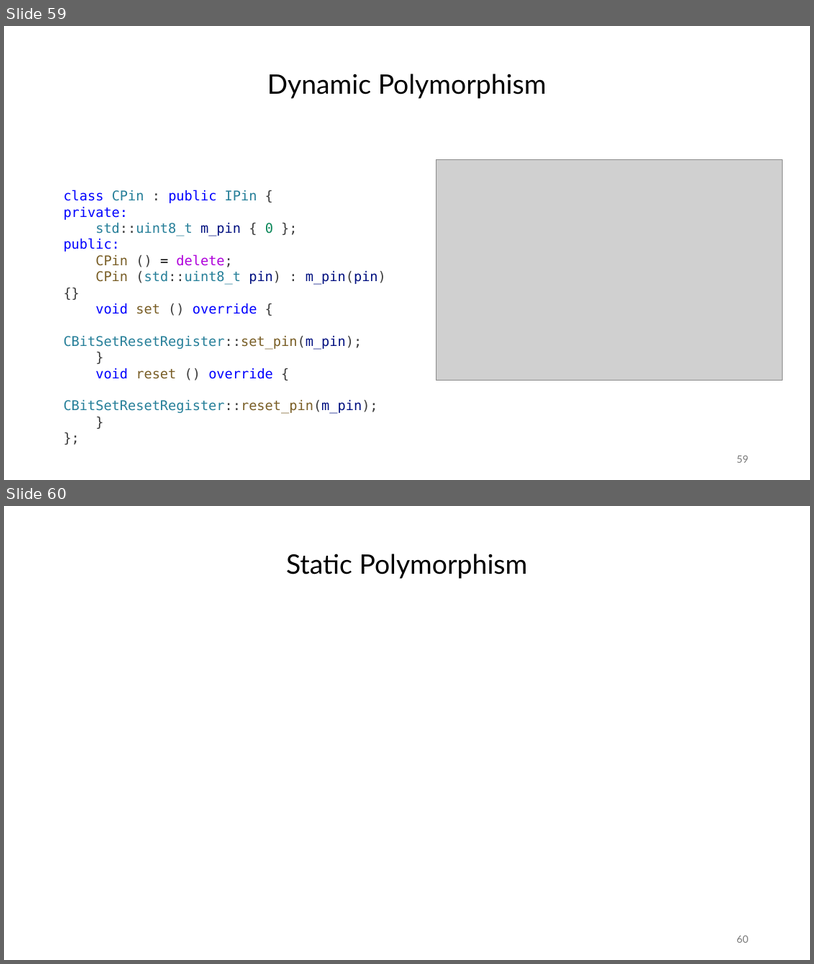
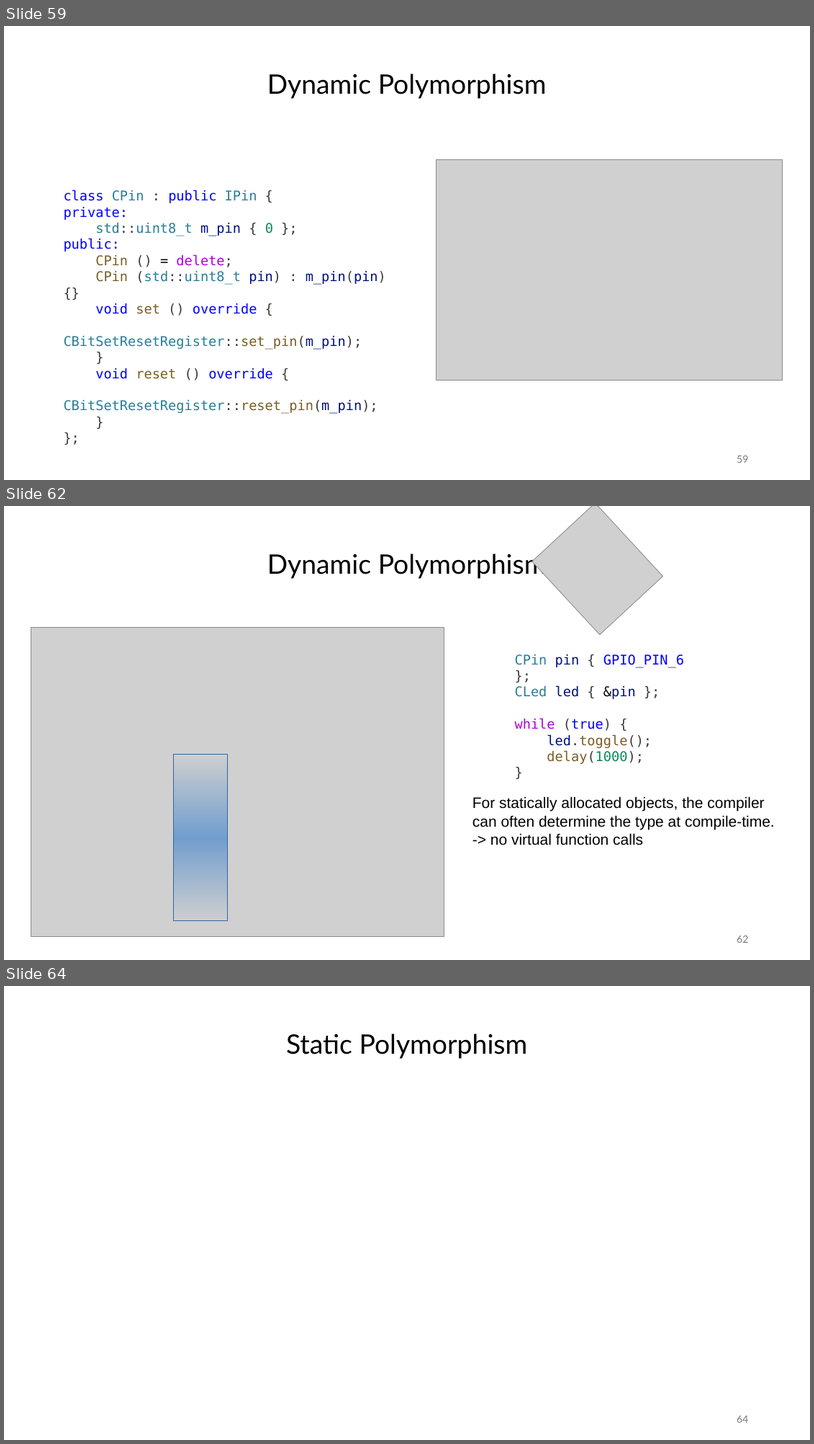
Before and after one commit to janos32783/cppcon_2024_cost_cpp_abstractions, a slide deck: presentation/cppcon.pptx. Shown one above the other, each under a label of ours: slides 59 and 60 before the commit, slides 59, 62 and 64 after it; the slides between them are not shown. The pictures are 814x964 and 814x1444 pixels, drawn with LibreOffice and Linux fonts; fonts in the diff are those of the drawing; grey boxes stand for pictures. Boxes give left, top, right and bottom in pixels: in the first picture for what was removed or moved away, otherwise in the second. Text is boxed around its words. In the diff, an @@ line names an element or a change of style, - is before the commit and + after.

Commit message:
working on virtual function calls in assembly

```diff
--- a/presentation/cppcon.pptx
+++ b/presentation/cppcon.pptx
@@ slide 62 added at <box>4,506,810,960</box>, background #FFFFFF @@
@@ picture added at <box>532,506,664,634</box> @@
@@ text added at <box>268,551,547,579</box>, 32 pt, text #000000 @@
+Dynamic Polymorphism
@@ picture added at <box>31,627,444,937</box> @@
@@ text added at <box>515,654,684,764</box>, 16 pt, text #3B3B3B @@
+CPin pin { GPIO_PIN_6 };
+CLed led { &pin };
+while (true) {
+led.toggle();
+delay(1000);
+}
@@ rectangle added at <box>173,754,228,921</box>, fill gradient #729FCF, outline #3465A4 0 pt @@
@@ text added at <box>473,796,775,845</box>, 18 pt, text #000000 @@
+For statically allocated objects, the compiler can often determine the type at compile-time.
+-> no virtual function calls
@@ page number added at <box>737,935,748,942</box>, 12 pt, text #787878 @@
+62
@@ what was slide 60 is now slide 64 @@
@@ page number at <box>737,1415,748,1422</box>: text changed @@
-60
+64
```
Also in this commit, not shown: 1 slide changed, 3 other slides added, 2 other files.
